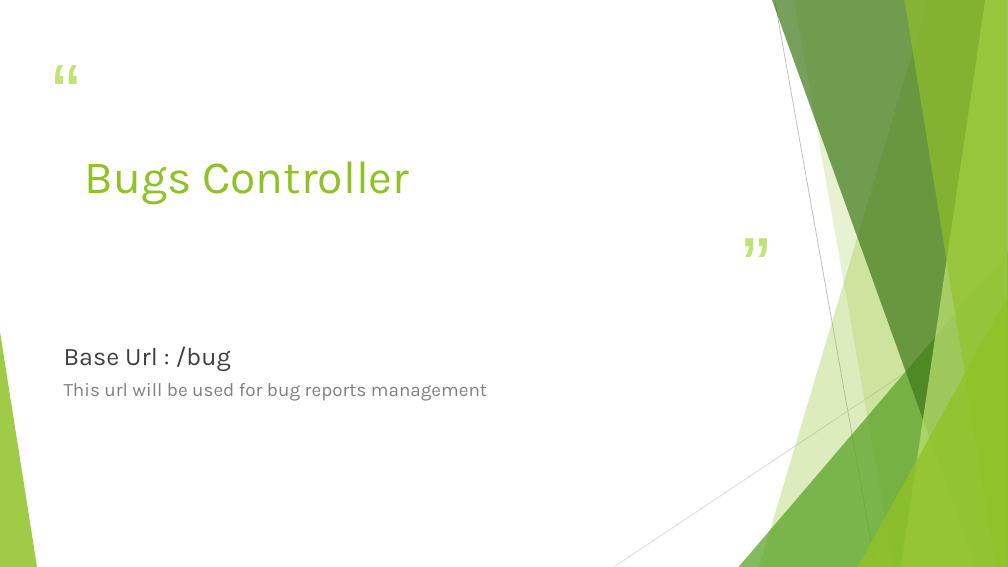
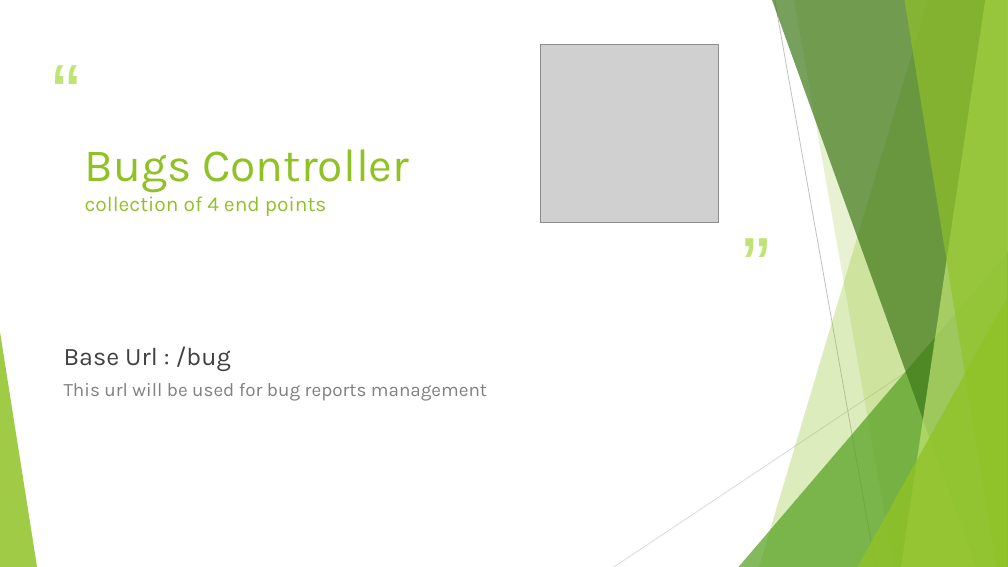
Before and after one commit to jidni911/sdcianSpring, a slide deck: slide 84 of Project SDC.pptx. Drawn at 1008x567 pixels with LibreOffice and Linux fonts; fonts in the diff are those of the drawing; grey boxes stand for pictures. Boxes give left, top, right and bottom in pixels: in the first picture for what was removed or moved away, otherwise in the second. Text is boxed around its words. In the diff, an @@ line names an element or a change of style, - is before the commit and + after.

Commit message:
pptx image added

```diff
--- a/Project SDC.pptx
+++ b/Project SDC.pptx
@@ picture added at (541,45,718,222) @@
@@ title at (85,149,409,216): text changed; size 44 to 20 pt @@
-Bugs Controller
+Bugs Controller
+collection of 4 end points
```
Also in this commit, not shown: 14 other slides changed.
